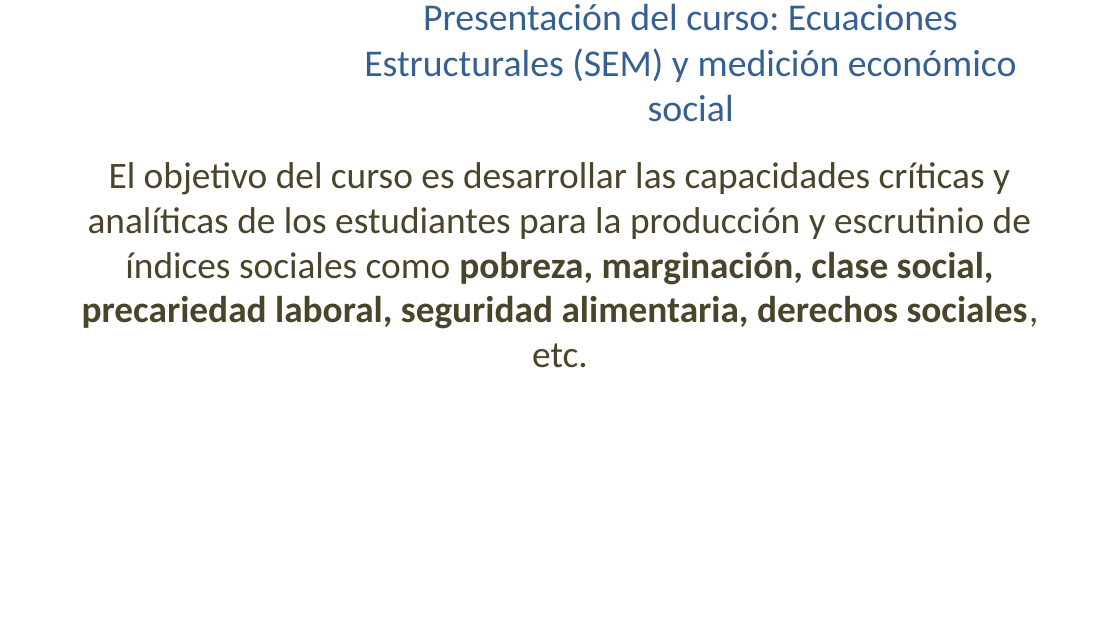
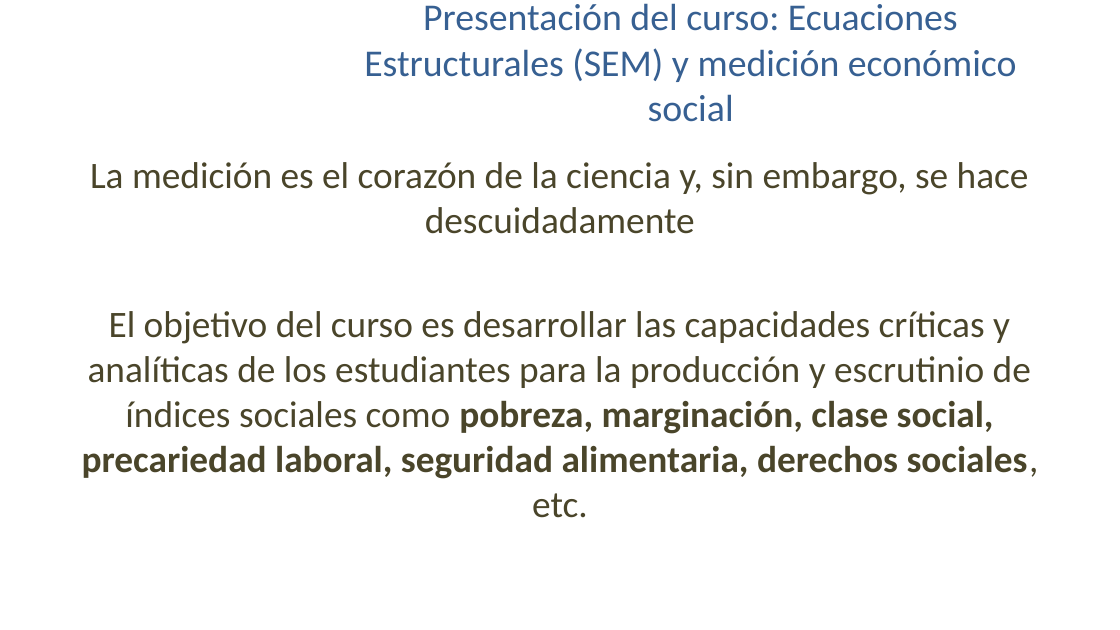
Before and after one commit to chuffmanMEX/SEMindicadores, a slide deck: slide 2 of Clase_1.pptx. Drawn at 1120x630 pixels with LibreOffice and Linux fonts; fonts in the diff are those of the drawing; background and template pictures are left out. Boxes give left, top, right and bottom in pixels: in the first picture for what was removed or moved away, otherwise in the second. Text is boxed around its words. In the diff, an @@ line names an element or a change of style, - is before the commit and + after.

```diff
--- a/Clase_1.pptx
+++ b/Clase_1.pptx
@@ text at bbox=[90, 162, 1029, 234]: paragraph added @@
+La medición es el corazón de la ciencia y, sin embargo, se hace descuidadamente
```
Also in this commit, not shown: 1 other slide changed.
